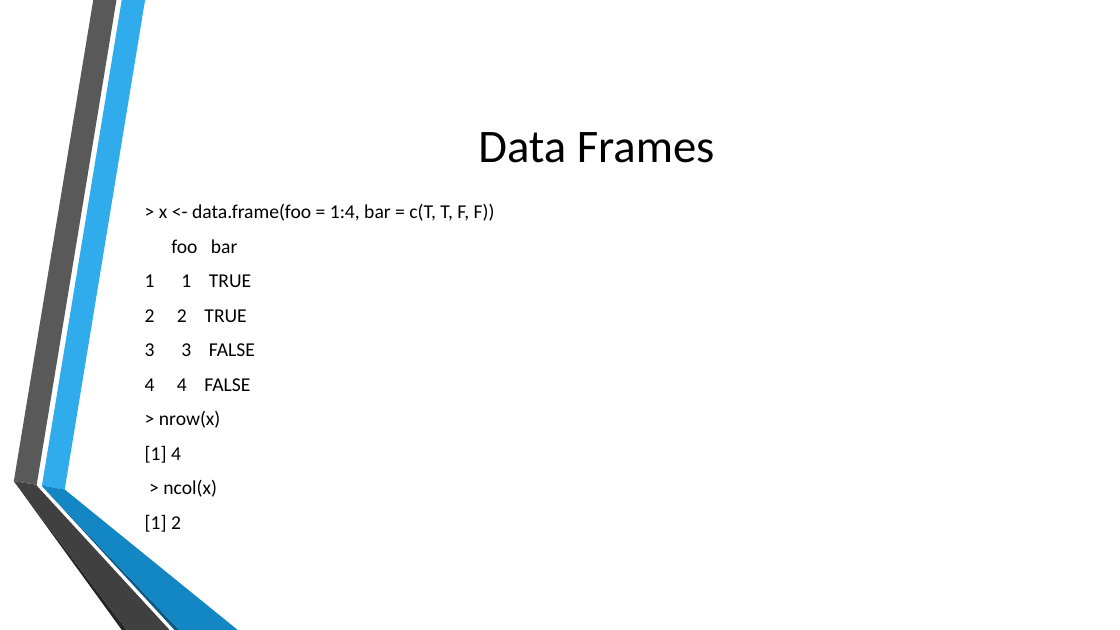
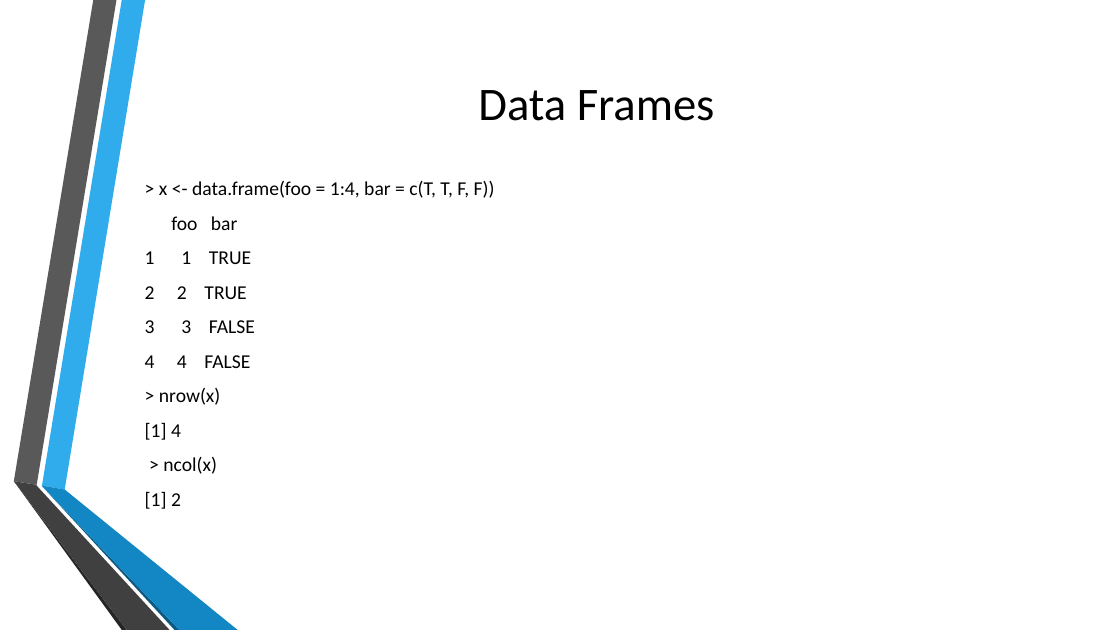
Before and after one commit to fabiocmazzo/workshop_fatec_ind, a slide deck: slide 20 of Apresentacao Linguagem R.pptx. Drawn at 1120x630 pixels with LibreOffice and Linux fonts; fonts in the diff are those of the drawing; background and template pictures are left out. Boxes give left, top, right and bottom in pixels: in the first picture for what was removed or moved away, otherwise in the second. Text is boxed around its words. In the diff, an @@ line names an element or a change of style, - is before the commit and + after.

```diff
--- a/Apresentacao Linguagem R.pptx
+++ b/Apresentacao Linguagem R.pptx
@@ title "Data Frames": place and size @@
-title "Data Frames" at [478, 132, 715, 163]
+title "Data Frames" at [478, 90, 715, 121]
@@ text "> x <- data.frame(foo = ...": place and size @@
-text "> x <- data.frame(foo = ..." at [145, 204, 495, 532]
+text "> x <- data.frame(foo = ..." at [145, 181, 495, 509]
```
Also in this commit, not shown: 3 slides added.
